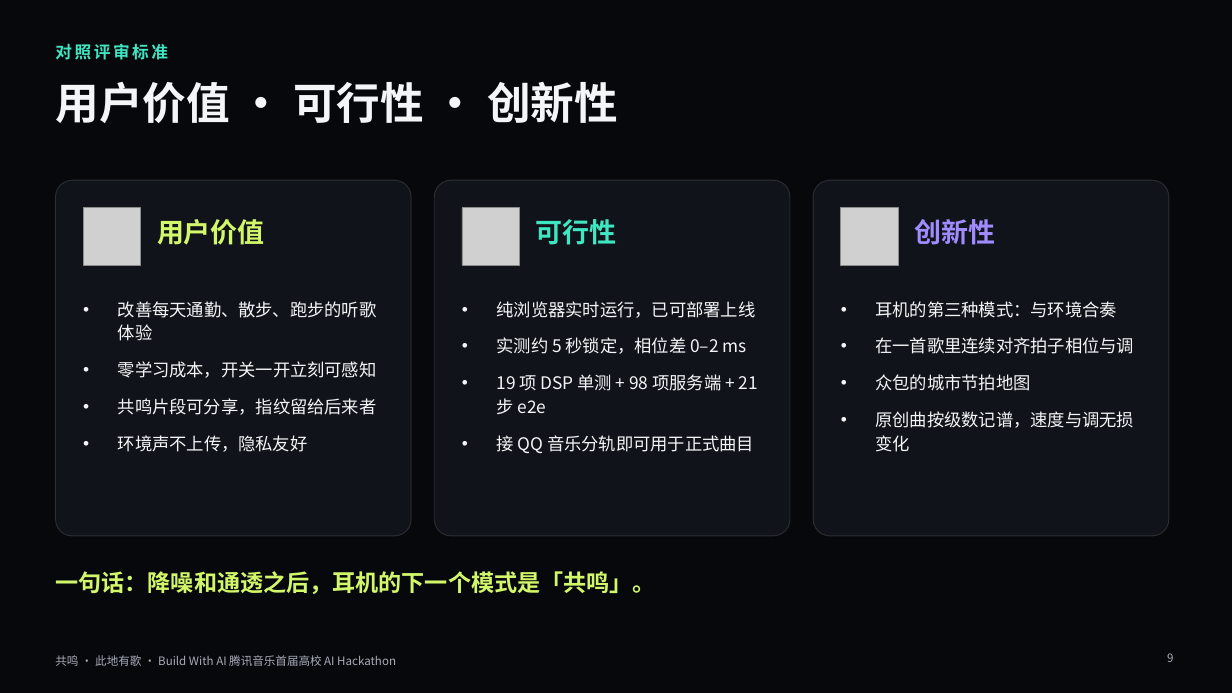
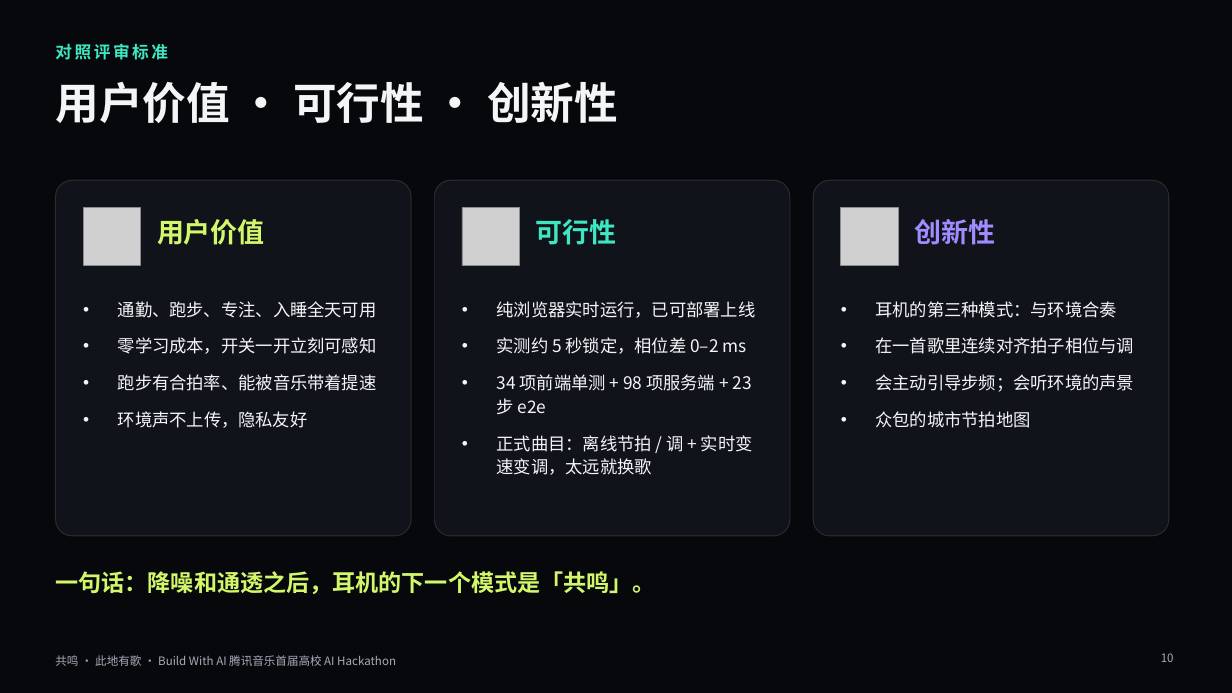
Before and after one commit to QHY8IV/MusicHere, a slide deck: slide 10 of pitch/共鸣-路演.pptx (slide 9 before the commit). Drawn at 1232x693 pixels with LibreOffice and Linux fonts; fonts in the diff are those of the drawing; grey boxes stand for pictures; background and template pictures are left out. Boxes give left, top, right and bottom in pixels: in the first picture for what was removed or moved away, otherwise in the second. Text is boxed around its words. In the diff, an @@ line names an element or a change of style, - is before the commit and + after.

```diff
--- a/pitch/共鸣-路演.pptx
+++ b/pitch/共鸣-路演.pptx
@@ text at <box>118,301,377,318</box>: text changed @@
-• 改善每天通勤、散步、跑步的听歌体验
+• 通勤、跑步、专注、入睡全天可用
@@ text at <box>118,374,377,391</box>: text changed @@
-• 共鸣片段可分享，指纹留给后来者
+• 跑步有合拍率、能被音乐带着提速
@@ text at <box>497,374,753,475</box>: text changed @@
-• 19 项 DSP 单测 + 98 项服务端 + 21 步 e2e
-• 接 QQ 音乐分轨即可用于正式曲目
+• 34 项前端单测 + 98 项服务端 + 23 步 e2e
+• 正式曲目：离线节拍 / 调 + 实时变速变调，太远就换歌
@@ text at <box>875,374,1134,392</box>: paragraph added @@
+• 会主动引导步频；会听环境的声景
@@ text at <box>875,411,1134,452</box>: paragraph removed @@
-• 原创曲按级数记谱，速度与调无损变化
@@ page number at <box>1161,653,1174,662</box>: text changed @@
-9
+10
```
Also in this commit, not shown: 5 other slides changed, 1 slide added, 11 other files.
